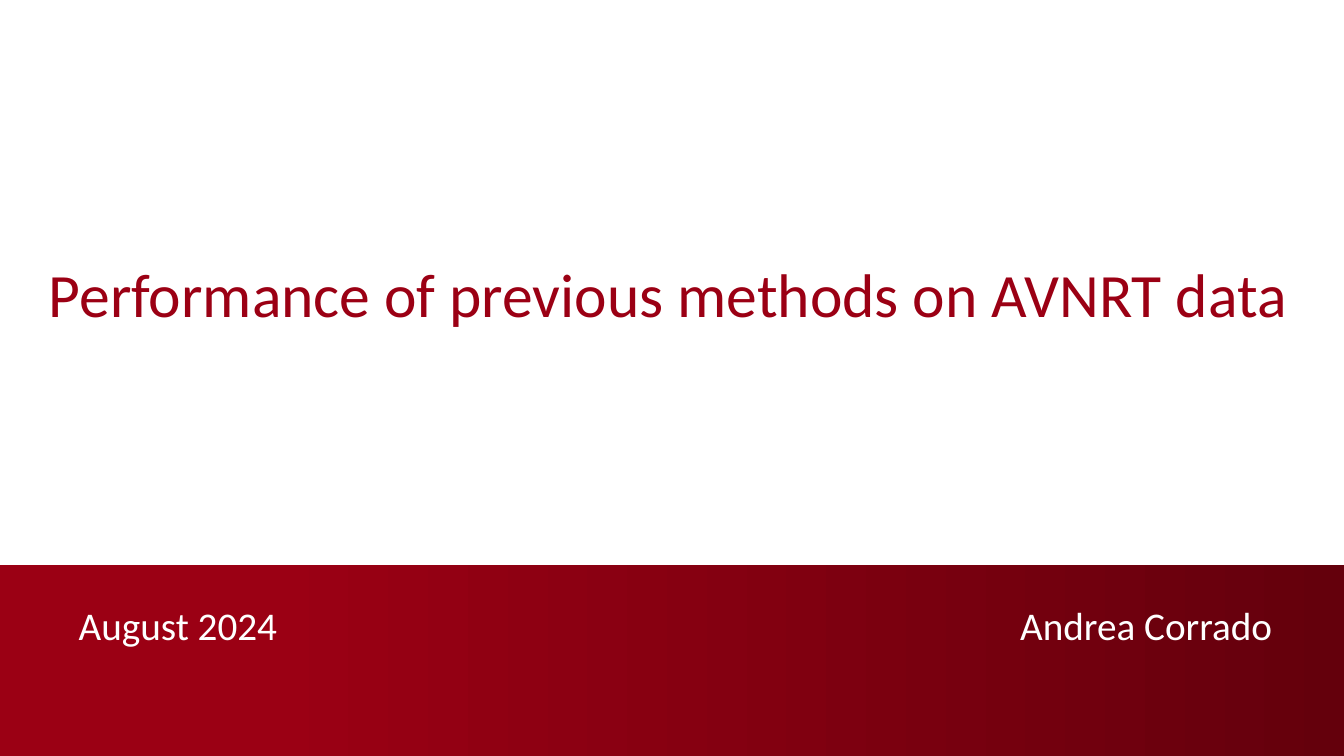
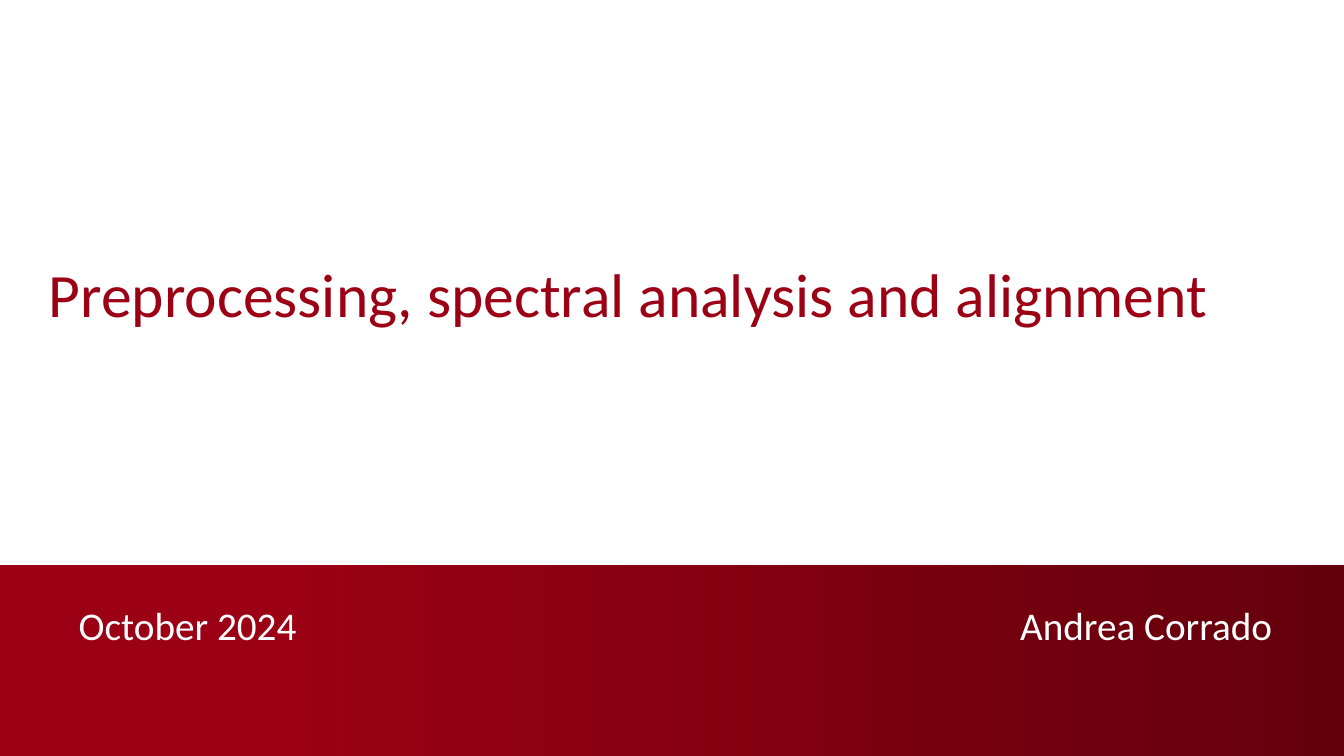
Before and after one commit to AndreaCorrado00/Tesi_magistrale_Corrado_Andrea, a slide deck: slide 1 of Documentation/4. Recap filters-spectrum-alignment .pptx. Drawn at 1344x756 pixels with LibreOffice and Linux fonts; fonts in the diff are those of the drawing; background and template pictures are left out. Boxes give left, top, right and bottom in pixels: in the first picture for what was removed or moved away, otherwise in the second. Text is boxed around its words. In the diff, an @@ line names an element or a change of style, - is before the commit and + after.

```diff
--- a/Documentation/4. Recap filters-spectrum-alignment .pptx
+++ b/Documentation/4. Recap filters-spectrum-alignment .pptx
@@ text at [49, 274, 1207, 328]: text changed @@
-Performance of previous methods on AVNRT data
+Preprocessing, spectral analysis and alignment
@@ text at [79, 612, 296, 641]: text changed @@
-August 2024
+October 2024
```
Also in this commit, not shown: 7 other slides changed, 7 slides added, 3 slides removed.
